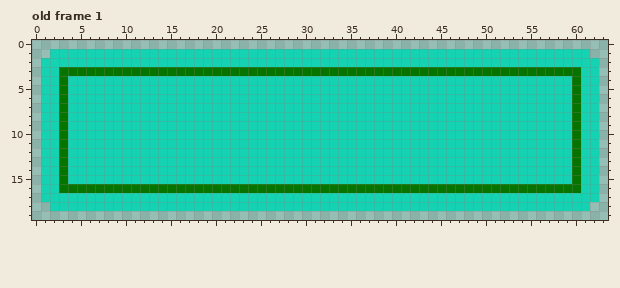
Pixel-art file, stored at ShiroMaker/Assets/Visual/Aseprite/Button.aseprite. Above is the file before it was changed.
64x20 pixels, 1 frame. Shown: old frame 1. The commit also changed other frames, which this record leaves out.
After the commit:
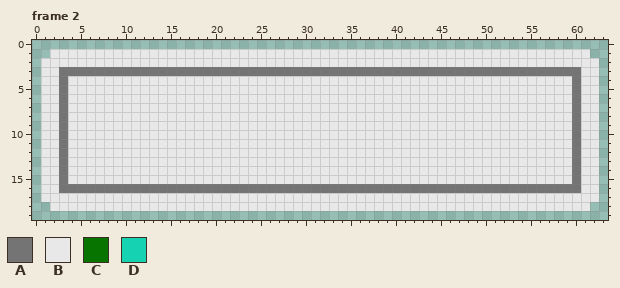
Palette (. is transparent): A #747474  B #e8e8e8  C #077400  D #15d3b2
A new or re-ordered frame is compared with the old frame closest to it.
The exact change:
frames 1 -> 5
--- frame 2 is new; against old frame 1
@@ x 0..63 @@
  0 ................................................................
- 1 ..DDDDDDDDDDDDDDDDDDDDDDDDDDDDDDDDDDDDDDDDDDDDDDDDDDDDDDDDDDDD..
- 2 .DDDDDDDDDDDDDDDDDDDDDDDDDDDDDDDDDDDDDDDDDDDDDDDDDDDDDDDDDDDDDD.
- 3 .DDCCCCCCCCCCCCCCCCCCCCCCCCCCCCCCCCCCCCCCCCCCCCCCCCCCCCCCCCCCDD.
- 4 .DDCDDDDDDDDDDDDDDDDDDDDDDDDDDDDDDDDDDDDDDDDDDDDDDDDDDDDDDDDCDD.
- 5 .DDCDDDDDDDDDDDDDDDDDDDDDDDDDDDDDDDDDDDDDDDDDDDDDDDDDDDDDDDDCDD.
- 6 .DDCDDDDDDDDDDDDDDDDDDDDDDDDDDDDDDDDDDDDDDDDDDDDDDDDDDDDDDDDCDD.
- 7 .DDCDDDDDDDDDDDDDDDDDDDDDDDDDDDDDDDDDDDDDDDDDDDDDDDDDDDDDDDDCDD.
- 8 .DDCDDDDDDDDDDDDDDDDDDDDDDDDDDDDDDDDDDDDDDDDDDDDDDDDDDDDDDDDCDD.
- 9 .DDCDDDDDDDDDDDDDDDDDDDDDDDDDDDDDDDDDDDDDDDDDDDDDDDDDDDDDDDDCDD.
-10 .DDCDDDDDDDDDDDDDDDDDDDDDDDDDDDDDDDDDDDDDDDDDDDDDDDDDDDDDDDDCDD.
-11 .DDCDDDDDDDDDDDDDDDDDDDDDDDDDDDDDDDDDDDDDDDDDDDDDDDDDDDDDDDDCDD.
-12 .DDCDDDDDDDDDDDDDDDDDDDDDDDDDDDDDDDDDDDDDDDDDDDDDDDDDDDDDDDDCDD.
-13 .DDCDDDDDDDDDDDDDDDDDDDDDDDDDDDDDDDDDDDDDDDDDDDDDDDDDDDDDDDDCDD.
-14 .DDCDDDDDDDDDDDDDDDDDDDDDDDDDDDDDDDDDDDDDDDDDDDDDDDDDDDDDDDDCDD.
-15 .DDCDDDDDDDDDDDDDDDDDDDDDDDDDDDDDDDDDDDDDDDDDDDDDDDDDDDDDDDDCDD.
-16 .DDCCCCCCCCCCCCCCCCCCCCCCCCCCCCCCCCCCCCCCCCCCCCCCCCCCCCCCCCCCDD.
-17 .DDDDDDDDDDDDDDDDDDDDDDDDDDDDDDDDDDDDDDDDDDDDDDDDDDDDDDDDDDDDDD.
-18 ..DDDDDDDDDDDDDDDDDDDDDDDDDDDDDDDDDDDDDDDDDDDDDDDDDDDDDDDDDDDD..
+ 1 ..BBBBBBBBBBBBBBBBBBBBBBBBBBBBBBBBBBBBBBBBBBBBBBBBBBBBBBBBBBBB..
+ 2 .BBBBBBBBBBBBBBBBBBBBBBBBBBBBBBBBBBBBBBBBBBBBBBBBBBBBBBBBBBBBBB.
+ 3 .BBAAAAAAAAAAAAAAAAAAAAAAAAAAAAAAAAAAAAAAAAAAAAAAAAAAAAAAAAAABB.
+ 4 .BBABBBBBBBBBBBBBBBBBBBBBBBBBBBBBBBBBBBBBBBBBBBBBBBBBBBBBBBBABB.
+ 5 .BBABBBBBBBBBBBBBBBBBBBBBBBBBBBBBBBBBBBBBBBBBBBBBBBBBBBBBBBBABB.
+ 6 .BBABBBBBBBBBBBBBBBBBBBBBBBBBBBBBBBBBBBBBBBBBBBBBBBBBBBBBBBBABB.
+ 7 .BBABBBBBBBBBBBBBBBBBBBBBBBBBBBBBBBBBBBBBBBBBBBBBBBBBBBBBBBBABB.
+ 8 .BBABBBBBBBBBBBBBBBBBBBBBBBBBBBBBBBBBBBBBBBBBBBBBBBBBBBBBBBBABB.
+ 9 .BBABBBBBBBBBBBBBBBBBBBBBBBBBBBBBBBBBBBBBBBBBBBBBBBBBBBBBBBBABB.
+10 .BBABBBBBBBBBBBBBBBBBBBBBBBBBBBBBBBBBBBBBBBBBBBBBBBBBBBBBBBBABB.
+11 .BBABBBBBBBBBBBBBBBBBBBBBBBBBBBBBBBBBBBBBBBBBBBBBBBBBBBBBBBBABB.
+12 .BBABBBBBBBBBBBBBBBBBBBBBBBBBBBBBBBBBBBBBBBBBBBBBBBBBBBBBBBBABB.
+13 .BBABBBBBBBBBBBBBBBBBBBBBBBBBBBBBBBBBBBBBBBBBBBBBBBBBBBBBBBBABB.
+14 .BBABBBBBBBBBBBBBBBBBBBBBBBBBBBBBBBBBBBBBBBBBBBBBBBBBBBBBBBBABB.
+15 .BBABBBBBBBBBBBBBBBBBBBBBBBBBBBBBBBBBBBBBBBBBBBBBBBBBBBBBBBBABB.
+16 .BBAAAAAAAAAAAAAAAAAAAAAAAAAAAAAAAAAAAAAAAAAAAAAAAAAAAAAAAAAABB.
+17 .BBBBBBBBBBBBBBBBBBBBBBBBBBBBBBBBBBBBBBBBBBBBBBBBBBBBBBBBBBBBBB.
+18 ..BBBBBBBBBBBBBBBBBBBBBBBBBBBBBBBBBBBBBBBBBBBBBBBBBBBBBBBBBBBB..
 19 ................................................................
